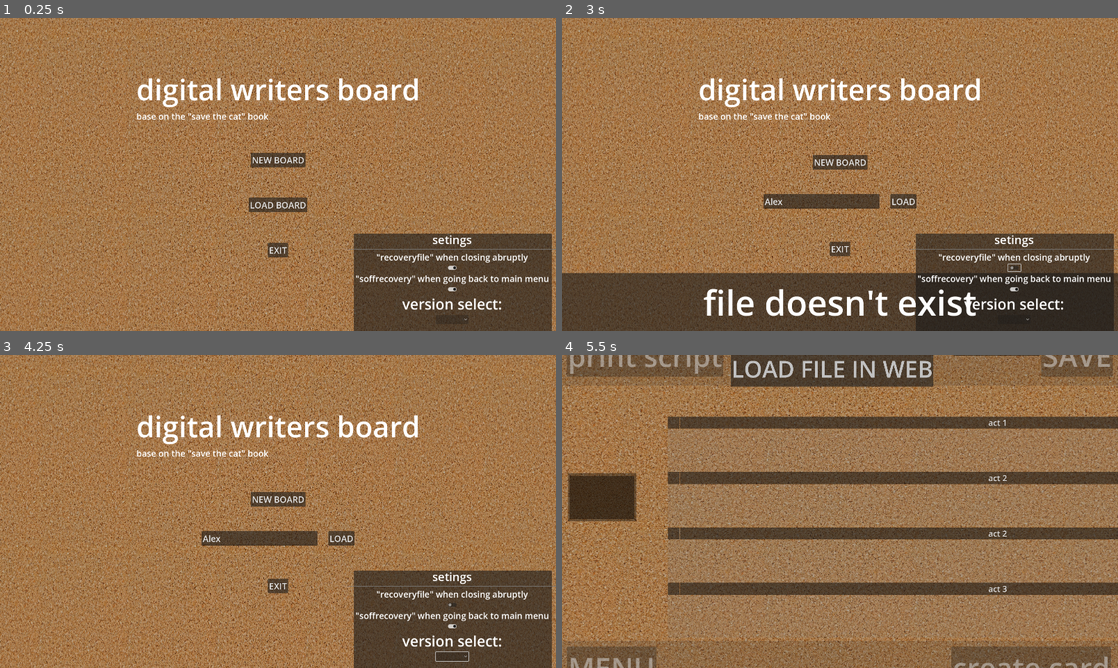
Above: before the commit, frames 1-4 (two rows, left to right).
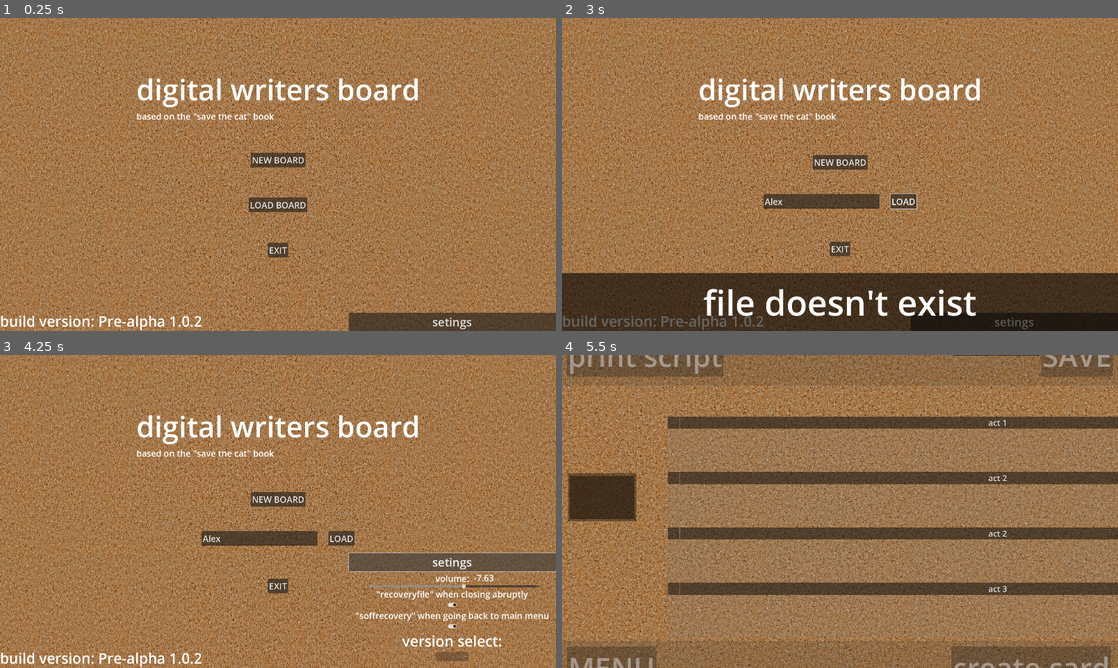
Above: after the commit, the same moments.

Repository: UserDotCpp/digital_writers_board
Game: Godot game, scene res://scenes/main_menu.tscn
Two runs of this game, one before a commit and one after it. Both use one fixed random seed, a clock stepped at 60 frames per second and the inputs below.
Inputs (mouse positions are in pixels of both pictures, inside the frame that each line leads up to):
- Up to frame 1 (0.25 s): no input
- Up to frame 2 (3 s): click "LOAD BOARD" at 0.5 s; click (823, 202) at 1.27 s; type "Alex" at 1.35 s; click "LOAD" at 2 s; click (1012, 268) at 2.77 s
- Up to frame 3 (4.25 s): click (450, 658) at 3.5 s, where only the run after the commit has a clickable "setings"
- Up to frame 4 (5.5 s): click (1012, 627) at 4.25 s; click "NEW BOARD" at 5 s

The runs differ from the first frame. In frame 1, 10% of the frame differs, in the area x 0-100%, y 30-100%; in frame 2, 6.0%; in frame 3, 13%; in frame 4, 3.7%.

Commit message:
fix: recovery file stuff

Diff:
--- a/project/resources/default_bus_layout.tres
+++ b/project/resources/default_bus_layout.tres
@@ -7,3 +7,9 @@
 bus/1/bypass_fx = false
 bus/1/volume_db = -7.63485
 bus/1/send = &"Master"
+bus/2/name = &"New Bus"
+bus/2/solo = false
+bus/2/mute = false
+bus/2/bypass_fx = false
+bus/2/volume_db = -0.130497
+bus/2/send = &"Master"
--- a/project/scenes/main.tscn
+++ b/project/scenes/main.tscn
@@ -496,22 +496,23 @@
 
 [node name="drop_point" type="Node2D" parent="."]
 
-[node name="UploadButton" type="Button" parent="."]
+[node name="web_test" type="Node2D" parent="."]
+
+[node name="UploadButton" type="Button" parent="web_test"]
 offset_left = 1398.0
 offset_top = -1082.0
-offset_right = 3083.0
+offset_right = 3144.0
 offset_bottom = -771.0
 theme_override_font_sizes/font_size = 200
 text = "LOAD FILE IN WEB"
 
-[node name="the_exit" type="RichTextLabel" parent="."]
+[node name="the_exit" type="RichTextLabel" parent="web_test"]
 offset_left = 3647.0
 offset_top = -2153.0
 offset_right = 6006.0
 offset_bottom = -538.0
 theme_override_font_sizes/normal_font_size = 100
 
-[connection signal="tree_exited" from="." to="." method="_on_tree_exited"]
 [connection signal="pressed" from="Camera/ui/top/LeftRight/print_script" to="." method="_on_print_script_pressed"]
 [connection signal="pressed" from="Camera/ui/top/LeftRight/save" to="." method="_on_save_pressed"]
 [connection signal="pressed" from="Camera/ui/below/LeftRight/back" to="." method="_on_back_pressed"]
@@ -524,4 +525,4 @@
 [connection signal="pressed" from="board/HBoxContainer2/act2-1-hide" to="board" method="_on_act_21_hide_pressed"]
 [connection signal="pressed" from="board/HBoxContainer3/act2-2-hide" to="board" method="_on_act_22_hide_pressed"]
 [connection signal="pressed" from="board/HBoxContainer4/act3-hide" to="board" method="_on_act_3_hide_pressed"]
-[connection signal="pressed" from="UploadButton" to="." method="_on_upload_button_pressed"]
+[connection signal="pressed" from="web_test/UploadButton" to="." method="_on_upload_button_pressed"]
--- a/project/scenes/main_menu.tscn
+++ b/project/scenes/main_menu.tscn
@@ -12,7 +12,7 @@
 
 [node name="move_vfx" type="AudioStreamPlayer" parent="."]
 stream = ExtResource("4_2xr6b")
-volume_db = -16.947
+volume_db = -4.983
 bus = &"vfx"
 
 [node name="place_vfx" type="AudioStreamPlayer" parent="."]
@@ -46,6 +46,7 @@
 stretch_mode = 1
 
 [node name="back_setings" type="Panel" parent="Camera2D/ui"]
+visible = false
 offset_left = 1222.0
 offset_top = 744.0
 offset_right = 1906.0
@@ -89,7 +90,7 @@
 [node name="Label" type="Label" parent="Camera2D/ui/container"]
 layout_mode = 2
 theme_override_font_sizes/font_size = 30
-text = "base on the \"save the cat\" book"
+text = "based on the \"save the cat\" book"
 
 [node name="working_stuff" type="VBoxContainer" parent="Camera2D/ui/container"]
 layout_mode = 2
@@ -172,42 +173,75 @@
 anchor_right = 1.0
 anchor_bottom = 1.0
 offset_left = -716.0
-offset_top = -236.0
+offset_top = -63.0
 grow_horizontal = 0
 grow_vertical = 0
 size_flags_horizontal = 0
 
-[node name="title" type="Label" parent="Camera2D/ui/extra"]
-layout_mode = 2
-size_flags_horizontal = 4
+[node name="title" type="Button" parent="Camera2D/ui/extra"]
+layout_mode = 2
+size_flags_vertical = 8
 theme_override_font_sizes/font_size = 40
-text = "setings
-"
-
-[node name="HSeparator" type="HSeparator" parent="Camera2D/ui/extra"]
-layout_mode = 2
-
-[node name="recoveryfile_t" type="Label" parent="Camera2D/ui/extra"]
+text = "setings"
+
+[node name="s_container" type="VBoxContainer" parent="Camera2D/ui/extra"]
+layout_mode = 2
+size_flags_vertical = 8
+
+[node name="volume" type="Label" parent="Camera2D/ui/extra/s_container"]
+layout_mode = 2
+size_flags_horizontal = 4
+theme_override_font_sizes/font_size = 30
+text = "volume:"
+
+[node name="volume_slider" type="HSlider" parent="Camera2D/ui/extra/s_container/volume"]
+layout_mode = 2
+offset_left = -231.0
+offset_top = 34.0
+offset_right = 357.0
+offset_bottom = 62.0
+min_value = -20.0
+max_value = 2.0
+step = 0.01
+allow_lesser = true
+tick_count = 4
+ticks_on_borders = true
+
+[node name="volume_value" type="Label" parent="Camera2D/ui/extra/s_container/volume"]
+layout_mode = 0
+offset_left = 132.0
+offset_top = -2.0
+offset_right = 191.0
+offset_bottom = 40.0
+theme_override_font_sizes/font_size = 30
+text = "2.25"
+
+[node name="volume_separator" type="HSeparator" parent="Camera2D/ui/extra/s_container"]
+modulate = Color(1, 1, 1, 0)
+layout_mode = 2
+mouse_filter = 2
+
+[node name="recoveryfile_t" type="Label" parent="Camera2D/ui/extra/s_container"]
 layout_mode = 2
 size_flags_horizontal = 4
 theme_override_font_sizes/font_size = 30
 text = "\"recoveryfile\" when closing abruptly"
 
-[node name="recoveryfile" type="CheckButton" parent="Camera2D/ui/extra"]
+[node name="recoveryfile" type="CheckButton" parent="Camera2D/ui/extra/s_container"]
 layout_mode = 2
 size_flags_horizontal = 4
 theme_override_font_sizes/font_size = 30
 icon_alignment = 1
 expand_icon = true
 
-[node name="soffrecovery_t" type="Label" parent="Camera2D/ui/extra"]
+[node name="soffrecovery_t" type="Label" parent="Camera2D/ui/extra/s_container"]
 layout_mode = 2
 size_flags_horizontal = 4
 theme_override_font_sizes/font_size = 30
 text = "\"soffrecovery\" when going back to main menu
 "
 
-[node name="soffrecovery" type="CheckButton" parent="Camera2D/ui/extra"]
+[node name="soffrecovery" type="CheckButton" parent="Camera2D/ui/extra/s_container"]
 custom_minimum_size = Vector2(0, 20)
 layout_mode = 2
 size_flags_horizontal = 4
@@ -216,13 +250,13 @@
 icon_alignment = 1
 expand_icon = true
 
-[node name="version" type="Label" parent="Camera2D/ui/extra"]
+[node name="version" type="Label" parent="Camera2D/ui/extra/s_container"]
 layout_mode = 2
 size_flags_horizontal = 4
 theme_override_font_sizes/font_size = 50
 text = "version select:"
 
-[node name="ver_opt" type="OptionButton" parent="Camera2D/ui/extra"]
+[node name="ver_opt" type="OptionButton" parent="Camera2D/ui/extra/s_container"]
 layout_mode = 2
 size_flags_horizontal = 4
 disabled = true
@@ -235,10 +269,20 @@
 popup/item_2/text = "ANDROID"
 popup/item_2/id = 2
 
-[node name="space" type="Panel" parent="Camera2D/ui/extra"]
+[node name="space" type="Panel" parent="Camera2D/ui/extra/s_container"]
 modulate = Color(1, 1, 1, 0)
 custom_minimum_size = Vector2(0, 20)
 layout_mode = 2
+
+[node name="build_version" type="Label" parent="Camera2D/ui"]
+anchors_preset = 2
+anchor_top = 1.0
+anchor_bottom = 1.0
+offset_top = -23.0
+offset_right = 40.0
+grow_vertical = 0
+theme_override_font_sizes/font_size = 50
+text = "build version: Pre-alpha 1.0.2"
 
 [connection signal="mouse_entered" from="Camera2D/ui/container/working_stuff/NEW BOARD" to="." method="_on_new_board_mouse_entered"]
 [connection signal="pressed" from="Camera2D/ui/container/working_stuff/NEW BOARD" to="." method="_on_new_board_pressed"]
@@ -248,6 +292,10 @@
 [connection signal="pressed" from="Camera2D/ui/container/working_stuff/loader/load" to="." method="_on_load_pressed"]
 [connection signal="mouse_entered" from="Camera2D/ui/container/working_stuff/EXIT" to="." method="_on_exit_mouse_entered"]
 [connection signal="pressed" from="Camera2D/ui/container/working_stuff/EXIT" to="." method="_on_exit_pressed"]
-[connection signal="toggled" from="Camera2D/ui/extra/recoveryfile" to="." method="_on_recoveryfile_toggled"]
-[connection signal="toggled" from="Camera2D/ui/extra/soffrecovery" to="." method="_on_soffrecovery_toggled"]
-[connection signal="item_selected" from="Camera2D/ui/extra/ver_opt" to="." method="_on_ver_opt_item_selected"]
+[connection signal="mouse_entered" from="Camera2D/ui/extra/title" to="." method="_on_title_mouse_entered"]
+[connection signal="pressed" from="Camera2D/ui/extra/title" to="." method="_on_title_pressed"]
+[connection signal="drag_ended" from="Camera2D/ui/extra/s_container/volume/volume_slider" to="." method="_on_volume_slider_drag_ended"]
+[connection signal="value_changed" from="Camera2D/ui/extra/s_container/volume/volume_slider" to="." method="_on_volume_slider_value_changed"]
+[connection signal="toggled" from="Camera2D/ui/extra/s_container/recoveryfile" to="." method="_on_recoveryfile_toggled"]
+[connection signal="toggled" from="Camera2D/ui/extra/s_container/soffrecovery" to="." method="_on_soffrecovery_toggled"]
+[connection signal="item_selected" from="Camera2D/ui/extra/s_container/ver_opt" to="." method="_on_ver_opt_item_selected"]
--- a/project/scenes/popup.tscn
+++ b/project/scenes/popup.tscn
@@ -90,6 +90,8 @@
 
 [node name="popup" type="Panel"]
 visible = false
+self_modulate = Color(0, 0, 0, 1)
+z_index = 2
 custom_minimum_size = Vector2(0, 200)
 offset_right = 40.0
 offset_bottom = 40.0
--- a/project/script/card_content.gd
+++ b/project/script/card_content.gd
@@ -51,7 +51,7 @@
 
 
 func _on_color_color_changed(color):
-	print(get_parent().get_node("card_background").modulate)
+	#print(get_parent().get_node("card_background").modulate)
 	get_parent().get_node("card_background").modulate = color #(1, 1, 1, 1)
 	get_parent().color  = color
 
--- a/project/script/global.gd
+++ b/project/script/global.gd
@@ -9,18 +9,10 @@
 var current_os
 var soffrecovery = true
 var recoveryfile = true
-
-func _ready():
-	get_tree().set_auto_accept_quit(true)
+var vfx_bus = AudioServer.get_bus_index("vfx")
+var master_bus = AudioServer.get_bus_index("Master")
 
 func change_scene_to(target: String) -> void:
 	var loading_screen = preload("res://scenes/loading_screen.tscn").instantiate()
 	loading_screen.next_scene_path = target
 	get_tree().current_scene.add_child(loading_screen)
-
-func _notification(what: int) -> void:
-	if what == NOTIFICATION_WM_CLOSE_REQUEST and recoveryfile:
-		if reff_main:
-			reff_main.save_file_windows("recoveryfile")
-		else:
-			print("ERROR: failed to save recoveryfile")
--- a/project/script/main.gd
+++ b/project/script/main.gd
@@ -19,6 +19,8 @@
 @onready var popup = $Camera/ui/screen_real_estate/popup
 
 func _ready():
+	get_tree().set_auto_accept_quit(true)
+
 	Global.final_script_content = ""
 	Global.reff_main = self
 	$board/title.text = ""
@@ -27,6 +29,10 @@
 	#camera.zoom = Vector2(0.4, 0.4)
 	change_below_ui_status(true)
 	change_top_ui_status(true)
+
+	#temporay
+	$web_test.visible = Global.current_os == "web"
+
 	if Global.load_data_on_main_board != "":
 		if Global.current_os == "web":
 			load_file_data_html()
@@ -151,6 +157,8 @@
 
 
 func _on_back_pressed():
+	if Global.soffrecovery:
+		save_file_windows("soffrecovery")
 	Global.change_scene_to("res://scenes/main_menu.tscn")
 	#get_tree().change_scene_to_file("res://scenes/main_menu.tscn")
 
@@ -408,7 +416,7 @@
 		return
 	HTML5File.load_file()
 	var content = await HTML5File.load_completed
-	$the_exit.text = content
+	$web_test/the_exit.text = content
 	load_file_data_html()
 
 
@@ -423,6 +431,8 @@
 	return self
 
 
-func _on_tree_exited():
-	if Global.soffrecovery:
-		save_file_windows("soffrecovery")
+
+#if the app closes
+func _notification(what: int) -> void:
+	if what == NOTIFICATION_WM_CLOSE_REQUEST and Global.recoveryfile:
+		save_file_windows("recoveryfile")
--- a/project/script/main_menu.gd
+++ b/project/script/main_menu.gd
@@ -1,9 +1,11 @@
 extends Node2D
 
 func _ready():
-	$Camera2D/ui/extra/ver_opt.selected = get_os()
-	$Camera2D/ui/extra/recoveryfile.button_pressed = Global.recoveryfile
-	$Camera2D/ui/extra/soffrecovery.button_pressed = Global.soffrecovery
+	$Camera2D/ui/extra/s_container.visible = false
+	$Camera2D/ui/extra/s_container/volume/volume_slider.value = AudioServer.get_bus_volume_db(Global.vfx_bus)
+	$Camera2D/ui/extra/s_container/ver_opt.selected = get_os()
+	$Camera2D/ui/extra/s_container/recoveryfile.button_pressed = Global.recoveryfile
+	$Camera2D/ui/extra/s_container/soffrecovery.button_pressed = Global.soffrecovery
 
 func get_os()-> int:
 	var aux = -1
@@ -63,12 +65,24 @@
 	Global.recoveryfile = toggled_on
 
 
+func _on_volume_slider_drag_ended(value_changed):
+	$move_vfx.play()
+	AudioServer.set_bus_volume_db(Global.vfx_bus, $Camera2D/ui/extra/s_container/volume/volume_slider.value)
+	if $Camera2D/ui/extra/s_container/volume/volume_slider.value == -20:
+		AudioServer.set_bus_volume_db(Global.vfx_bus, -80)
+
+
 func _on_exit_pressed():
 	$move_vfx.play()
 	get_tree().quit()
 
 func _on_ver_opt_item_selected(index):
-	$Camera2D/ui/extra/ver_opt.selected = index
+	$move_vfx.play()
+	$Camera2D/ui/extra/s_container/ver_opt.selected = index
+
+func _on_title_pressed():
+	$move_vfx.play()
+	$Camera2D/ui/extra/s_container.visible = !$Camera2D/ui/extra/s_container.visible
 
 #UI_________________________________________________________________________________________________
 
@@ -83,3 +97,9 @@
 
 func _on_load_mouse_entered():
 	$place_vfx.play()
+
+func _on_title_mouse_entered():
+	$place_vfx.play()
+
+func _on_volume_slider_value_changed(value):
+	$Camera2D/ui/extra/s_container/volume/volume_value.text = str(value)
